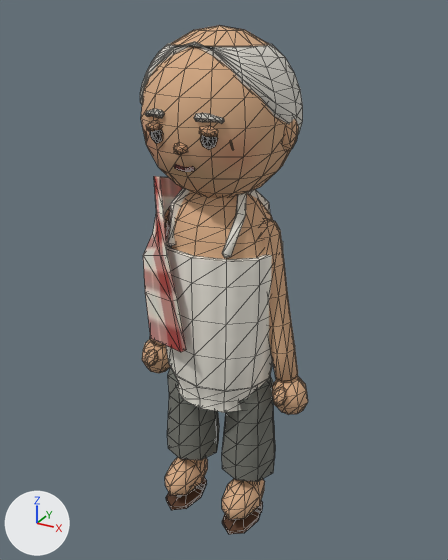
A saved change to the glTF model public/assets/models/npc-ahpek-mobile.glb.
The view is the same before and after, from a 50 mm camera at (0.845, -1.511, 1.603) aimed at (-0.001, 0.026, 0.834). Every picture has the same lights, and +X, +Y and +Z are marked at lower left. The older version comes first. Mesh edges are drawn as thin lines. Vertices at exactly the same position are counted once.

Names of what the first picture shows: 'AhPek_Mesh'.
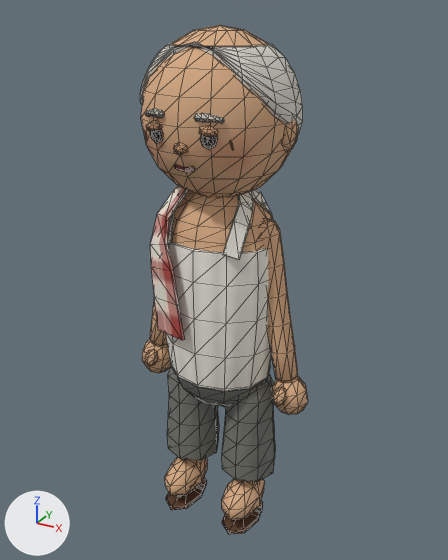
Pixel boxes [x1, y1, x2, y2] of what changed, in the pictures (448 x 560 px; the box of a moved part takes in the faces that stretch with it):
part 1 of me_ahpek_mesh, rebuilt
    before: [143, 176, 186, 352]
    after: [150, 186, 189, 340]
part 2 of me_ahpek_mesh, rebuilt (mostly hidden afterwards)
    before: [166, 188, 190, 247]
    after: [168, 209, 176, 244]
part 3 of me_ahpek_mesh, rebuilt
    before: [222, 190, 270, 258]
    after: [223, 189, 273, 260]
part 4 of me_ahpek_mesh, moved or reshaped
    before: [162, 227, 283, 412]
    after: [162, 234, 272, 407]
part 5 of me_ahpek_mesh, surface changed
    before: [194, 340, 252, 412]
    after: [172, 344, 267, 403]

The change, as a diff of the scene's bpy script:
```diff
--- a/public/assets/models/npc-ahpek-mobile.glb.py
+++ b/public/assets/models/npc-ahpek-mobile.glb.py
@@ me_ahpek_mesh @@
 # used by ob_ahpek_mesh; location = (0.0, 0.0, 0.0)
-me_ahpek_mesh.from_pydata(...)  # 1478 vertices, 2800 faces; spans x -0.3..0.3, y -0.22..0.22, z 0.0..1.56
+me_ahpek_mesh.from_pydata(...)  # 1490 vertices, 2824 faces; spans x -0.3..0.3, y -0.22..0.22, z 0.0..1.56
+# me_ahpek_mesh part 1: the loose piece of 32 vertices spanning x -0.22..-0.01, y -0.2..0.2, z 0.67..1.15 is rebuilt with 44 vertices and now spans x -0.18..-0.02, y -0.18..0.18, z 0.7..1.18
+# me_ahpek_mesh part 2: the loose piece of 30 vertices spanning x -0.12..-0.06, y -0.14..0.14, z 0.98..1.16 is rebuilt with 36 vertices and now spans x -0.13..-0.07, y -0.14..0.14, z 0.97..1.15
+# me_ahpek_mesh part 3: the loose piece of 30 vertices spanning x 0.06..0.12, y -0.14..0.14, z 0.98..1.16 is rebuilt with 36 vertices and now spans x 0.07..0.13, y -0.14..0.14, z 0.97..1.15
+# me_ahpek_mesh part 4
+# 42 vertices are removed from x -0.2..0.2, y -0.15..0.15, z 0.46..0.78
+# 184 faces are deleted
+# 10 vertices in x -0.19..0.19, y -0.14..0.14, z 0.97 move by (0.0, 0.0, 0.02)
+# 4 vertices in x 0.16..0.17, y -0.08..0.08, z 0.97 move by (-0.01, 0.0, 0.02)
+# 4 vertices in x -0.17..-0.16, y -0.08..0.08, z 0.97 move by (0.01, 0.0, 0.02)
+# 27 vertices move from x -0.2..0.2, y -0.16..0.16, z 0.46..0.97 to x -0.19..0.19, y -0.16..0.16, z 0.49..0.99
+# 24 vertices are added at x -0.18..0.18, y -0.14..0.14, z 0.49..0.78
+# 6 new vertices lie (0.0, 0.0, -0.12) away from vertices in x -0.2..0.2, y -0.14..0.14, z 0.78..0.9
+# 160 new faces join them, mat_npc_felt (picture img_ahpek_palette)
+# me_ahpek_mesh part 5: 40 kept faces spanning x -0.17..0.17, y -0.15..0.15, z 0.43..0.78 get new texture (UV) coordinates
 me_ahpek_mesh.materials.append(mat_npc_felt)
```
